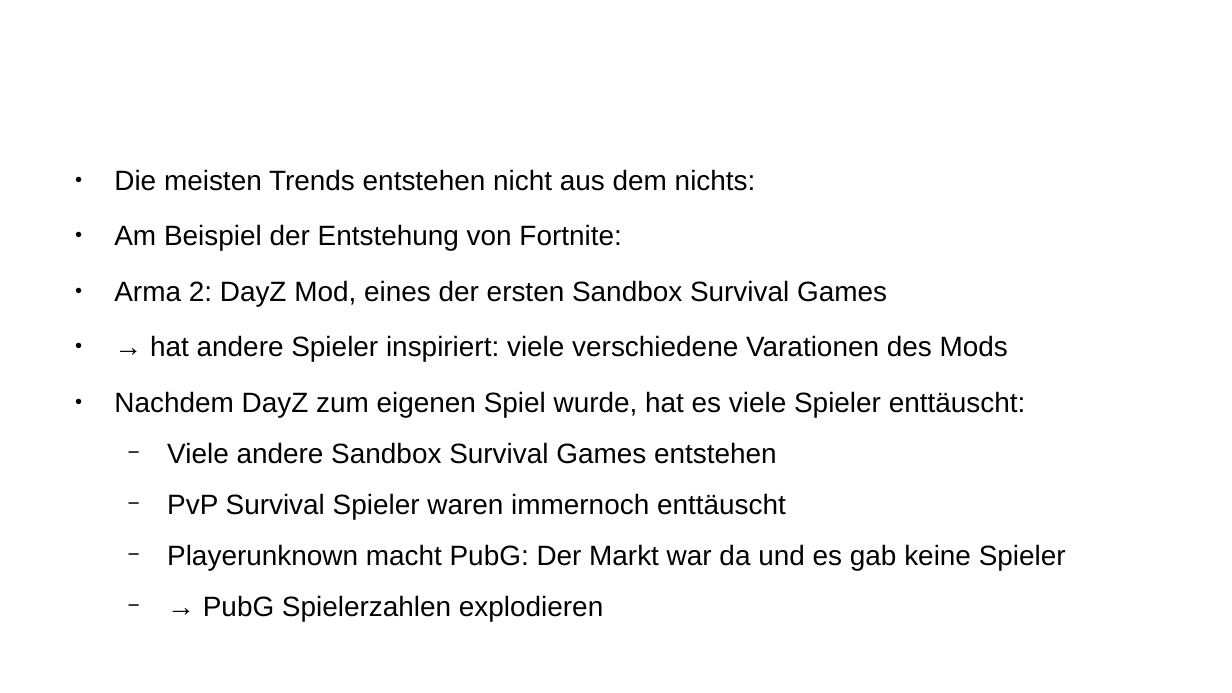
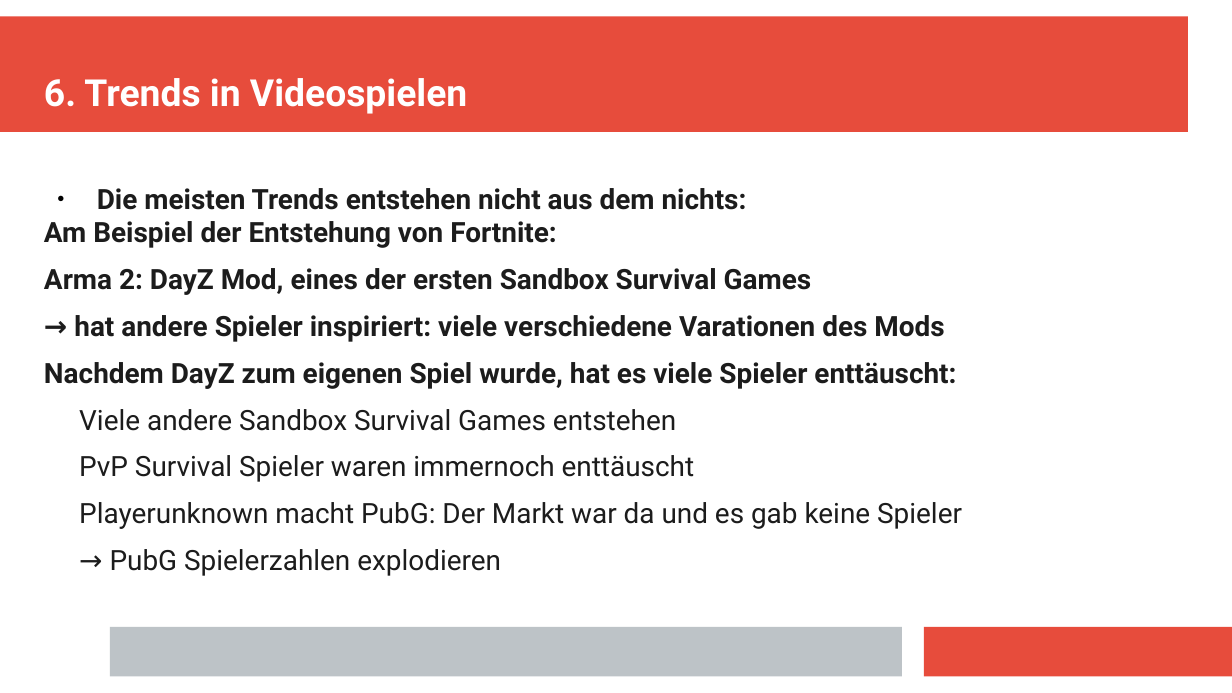
Before and after one commit to Aureumignis/UniStuff, a slide deck: slide 15 of WISE2020/HTiESD/HTiEDS_Praesentation.odp. Drawn at 1232x693 pixels with LibreOffice and Linux fonts; fonts in the diff are those of the drawing. Boxes give left, top, right and bottom in pixels: in the first picture for what was removed or moved away, otherwise in the second. Text is boxed around its words. In the diff, an @@ line names an element or a change of style, - is before the commit and + after.

```diff
--- a/WISE2020/HTiESD/HTiEDS_Praesentation.odp
+++ b/WISE2020/HTiESD/HTiEDS_Praesentation.odp
@@ rectangle added at (0,17,1188,132), fill #E74C3C @@
@@ title added at (44,78,467,114), 24 pt, text #FFFFFF, bold @@
+6. Trends in Videospielen
@@ text "Die meisten Trends entstehen nicht ...": place and size @@
-text "Die meisten Trends entstehen nicht ..." at (114,169,1066,570)
+text "Die meisten Trends entstehen nicht ..." at (44,188,962,576)
@@ text "Die meisten Trends entstehen nicht ..." at (44,188,962,576): font Arial to Roboto, text colour #000000 to #1C1C1C; bold on in "Die meisten Trends entstehen nicht aus dem ...", "Am Beispiel der Entstehung von Fortnite:", "Arma 2: DayZ Mod, eines der ersten ...", "→ hat andere Spieler inspiriert: viele verschiedene ..." and 1 more places; bullet ● to none; less space between paragraphs; bullet − to none @@
@@ rectangle added at (110,627,902,676), fill #BDC3C7 @@
@@ rectangle added at (925,627,1232,676), fill #E74C3C @@
```
Also in this commit, not shown: 14 other slides changed, 3 slides added, 1 slide removed.
